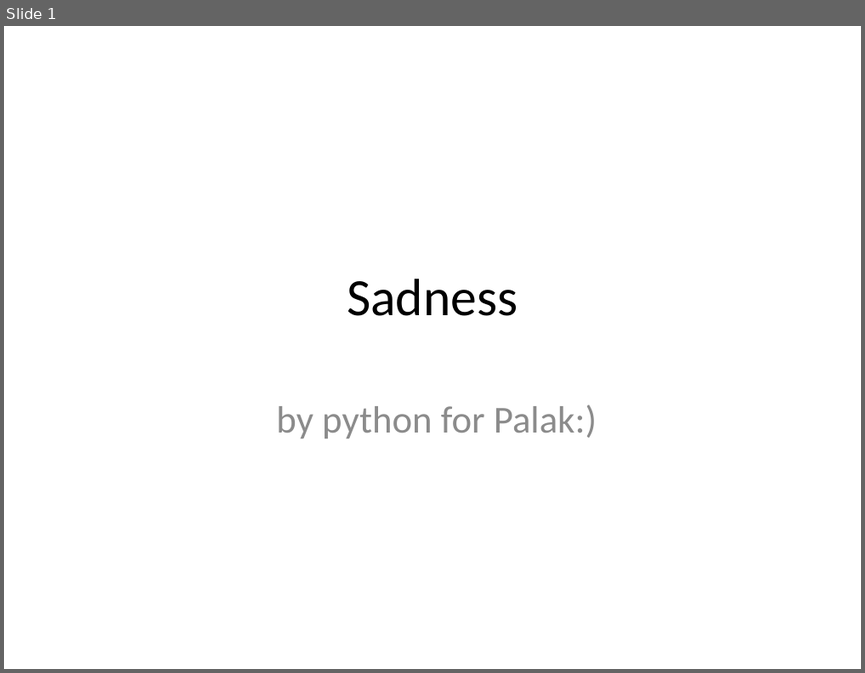
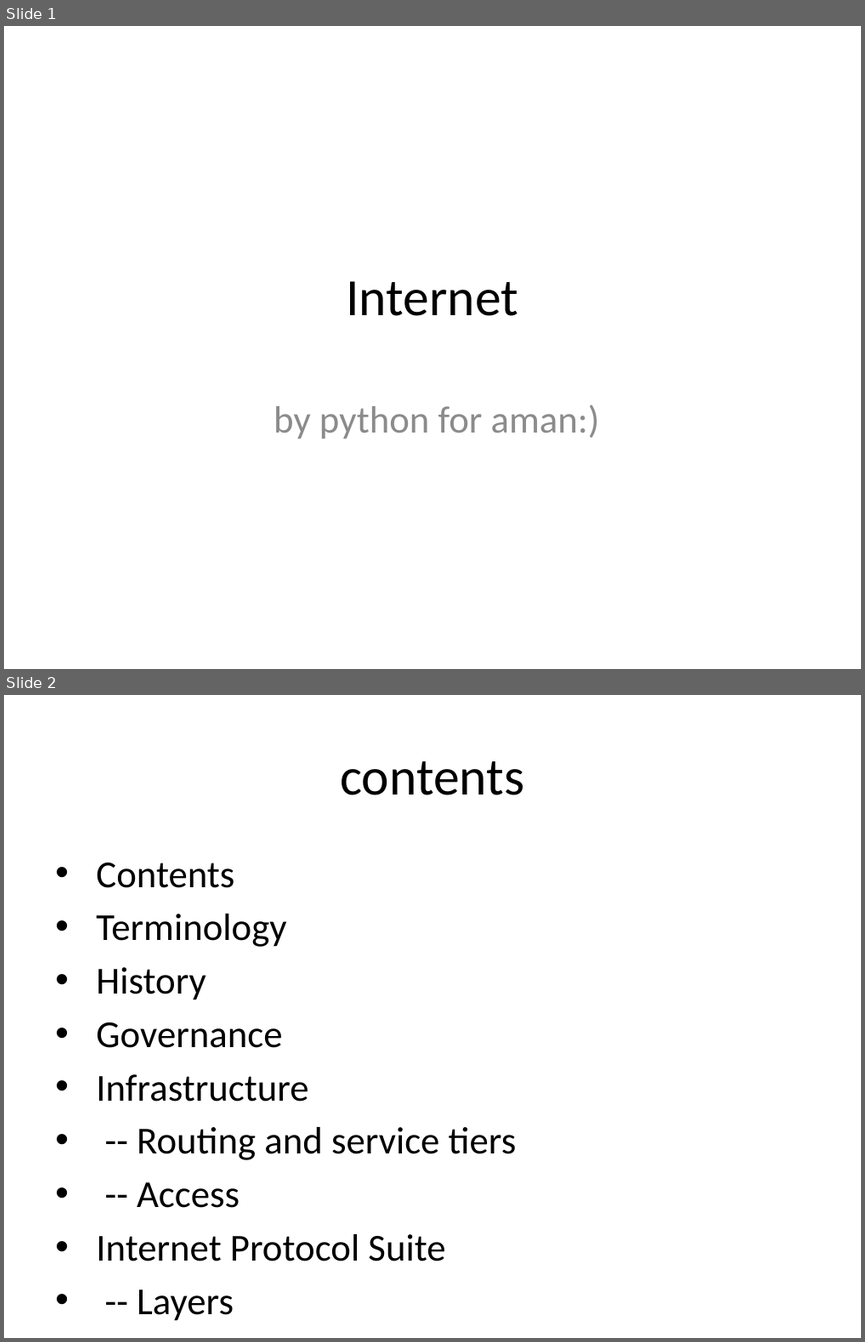
Before and after one commit to eppisai/Uplift---Smart-educational-Platform, a slide deck: AutoPPT-main/something.pptx. Shown one above the other, each under a label of ours: slide 1 before the commit, slides 1 and 2 after it. The pictures are 865x673 and 865x1342 pixels, drawn with LibreOffice and Linux fonts; fonts in the diff are those of the drawing. Boxes give left, top, right and bottom in pixels: in the first picture for what was removed or moved away, otherwise in the second. Text is boxed around its words. In the diff, an @@ line names an element or a change of style, - is before the commit and + after.

```diff
--- a/AutoPPT-main/something.pptx
+++ b/AutoPPT-main/something.pptx
@@ slide 2 added at bbox=[4, 695, 861, 1338], background #FFFFFF @@
@@ title added at bbox=[340, 761, 524, 795], 44 pt, text #000000 @@
+contents
@@ text added at bbox=[96, 862, 517, 1261], 32 pt, text #000000 @@
+• Contents
+• Terminology
+• History
+• Governance
+• Infrastructure
+• -- Routing and service tiers
+• -- Access
+• Internet Protocol Suite
+• -- Layers
@@ slide 1 changed as well @@
@@ title at bbox=[347, 281, 519, 316]: text changed @@
-Sadness
+Internet
@@ subtitle at bbox=[273, 404, 600, 438]: text changed @@
-by python for Palak:)
+by python for aman:)
```
Also in this commit, not shown: 35 other slides added, 8 slides removed, 7 other files.
